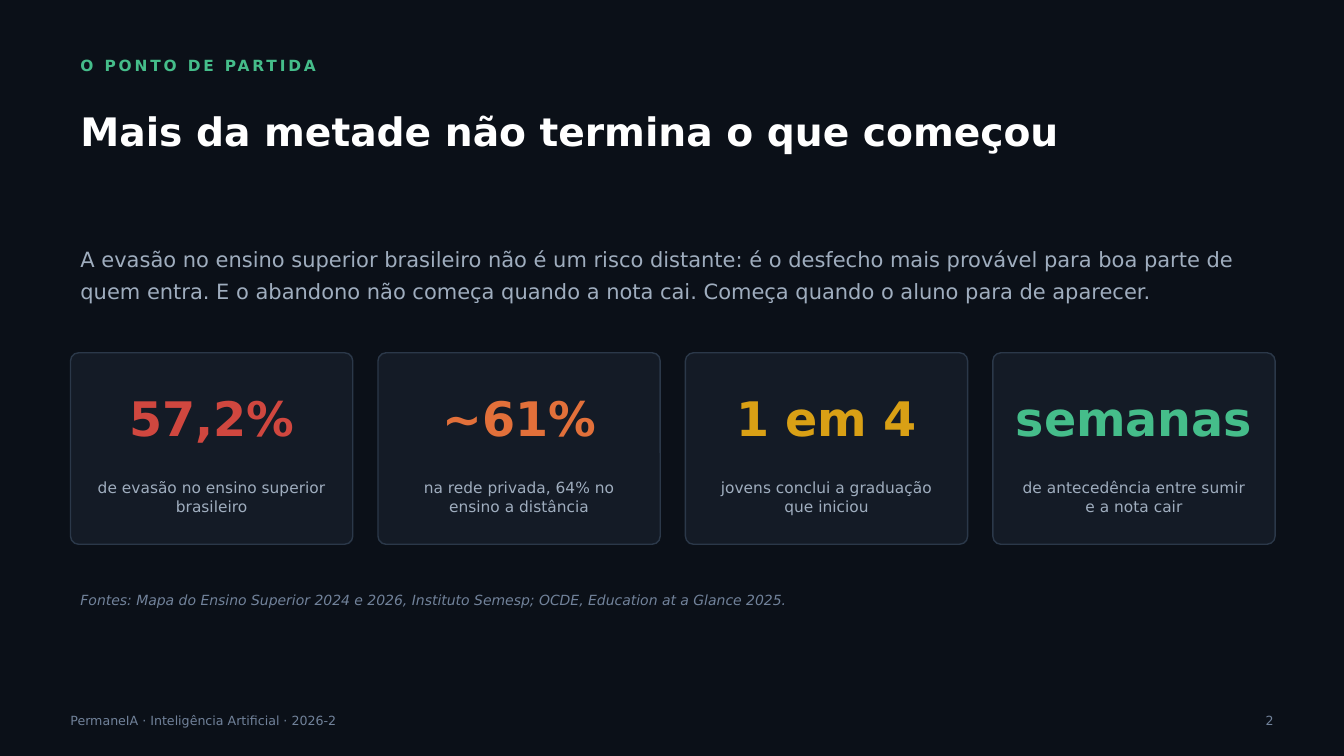
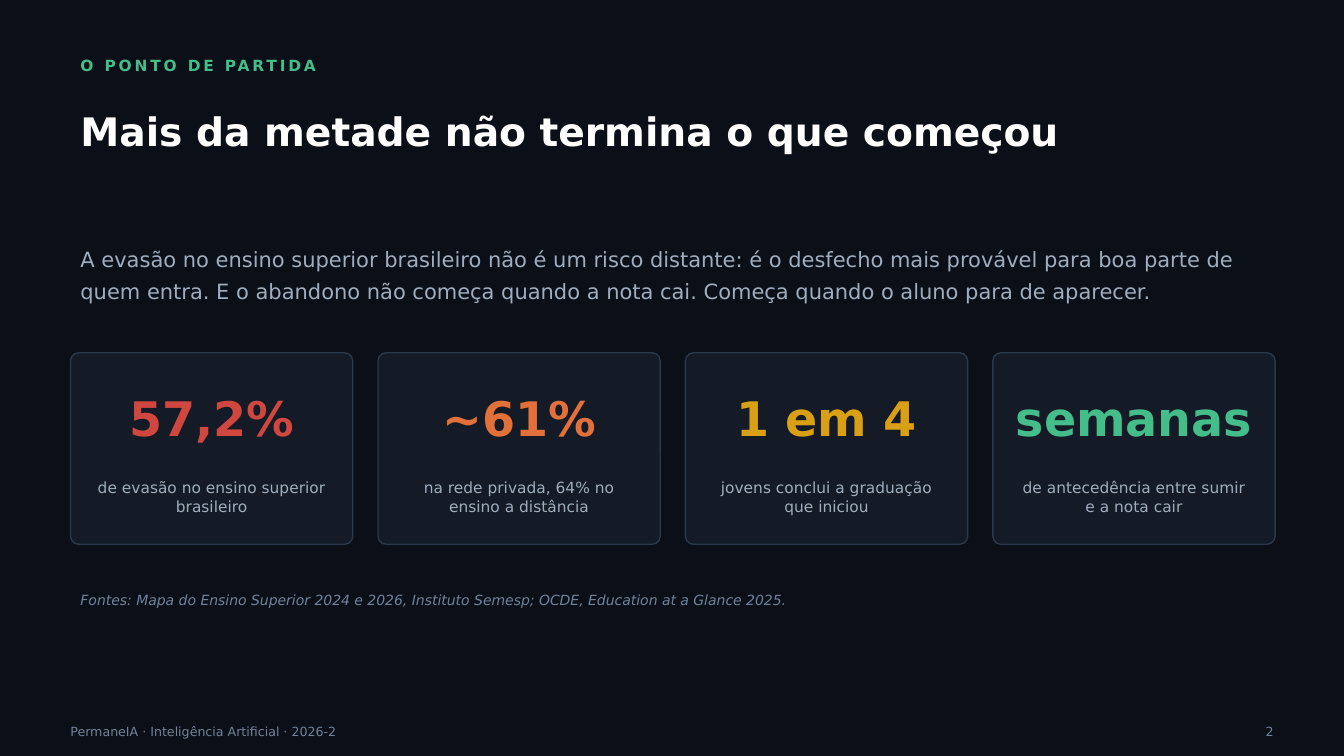
Before and after one commit to fabriciojunio/permaneia, a slide deck: slide 2 of PermaneIA-Apresentacao.pptx. Drawn at 1344x756 pixels with LibreOffice and Linux fonts; fonts in the diff are those of the drawing. Boxes give left, top, right and bottom in pixels: in the first picture for what was removed or moved away, otherwise in the second. Text is boxed around its words. In the diff, an @@ line names an element or a change of style, - is before the commit and + after.

```diff
--- a/PermaneIA-Apresentacao.pptx
+++ b/PermaneIA-Apresentacao.pptx
@@ text "PermaneIA · Inteligência Artificial · ...": place and size @@
-text "PermaneIA · Inteligência Artificial · ..." at (70,715,337,728)
+text "PermaneIA · Inteligência Artificial · ..." at (70,726,337,739)
@@ text "2": place and size @@
-text "2" at (1266,716,1274,725)
+text "2" at (1266,727,1274,736)
```
Also in this commit, not shown: 12 other slides changed, 1 other file.
